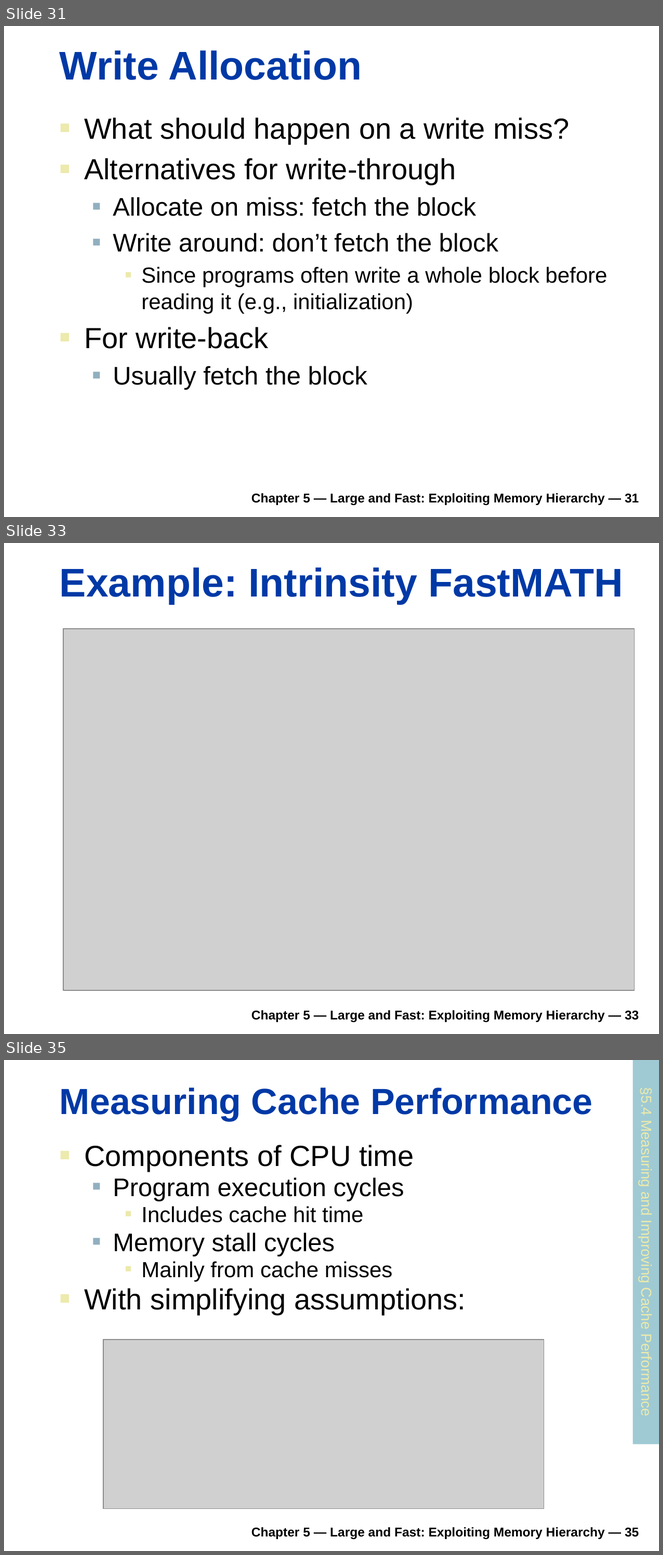
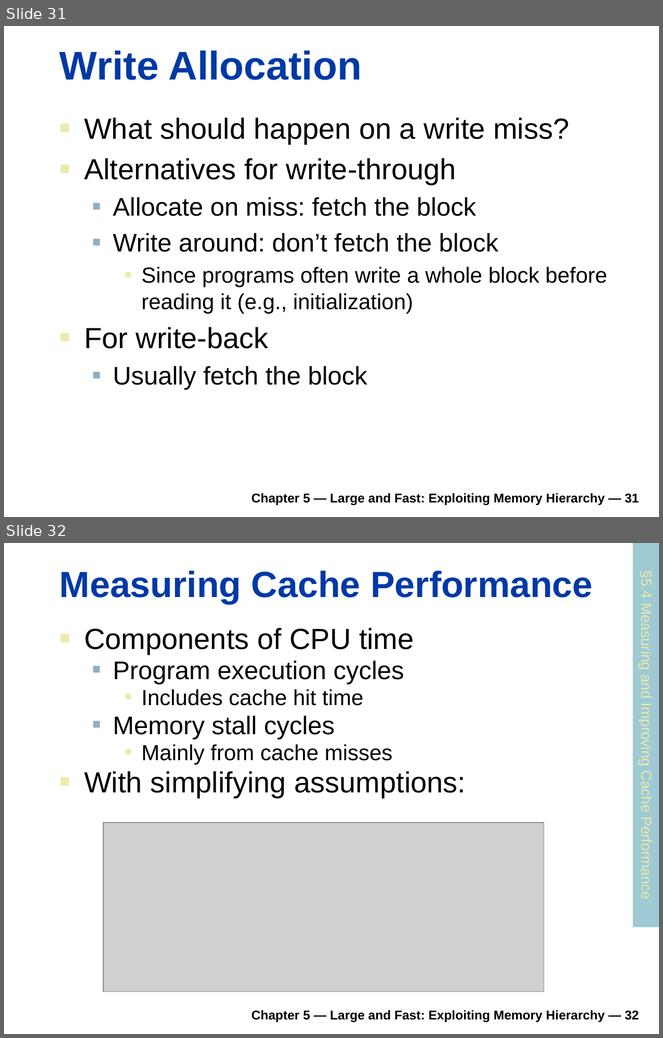
Before and after one commit to rifatshahriyar/rifatshahriyar.github.io, a slide deck: files/CSE305/CSE305_Chapter_5.pptx. Shown one above the other, each under a label of ours: slides 31, 33 and 35 before the commit, slides 31 and 32 after it; the slides between them are not shown. The pictures are 663x1555 and 663x1038 pixels, drawn with LibreOffice and Linux fonts; fonts in the diff are those of the drawing; grey boxes stand for pictures. Boxes give left, top, right and bottom in pixels: in the first picture for what was removed or moved away, otherwise in the second. Text is boxed around its words. In the diff, an @@ line names an element or a change of style, - is before the commit and + after.

Commit message:
CSE 305 Chapter 5

```diff
--- a/files/CSE305/CSE305_Chapter_5.pptx
+++ b/files/CSE305/CSE305_Chapter_5.pptx
@@ slide 33 removed at <box>4,543,659,1034</box>, background #FFFFFF @@
@@ title removed at <box>60,567,623,604</box> @@
-Example: Intrinsity FastMATH
@@ picture removed at <box>63,629,634,991</box> @@
@@ text removed at <box>252,1010,639,1022</box> @@
-Chapter 5 — Large and Fast: Exploiting Memory Hierarchy — 33
@@ what was slide 35 is now slide 32 @@
@@ text at <box>252,1010,639,1022</box>: text changed @@
-Chapter 5 — Large and Fast: Exploiting Memory Hierarchy — 35
+Chapter 5 — Large and Fast: Exploiting Memory Hierarchy — 32
```
Also in this commit, not shown: 2 other slides removed, 2 other files.
